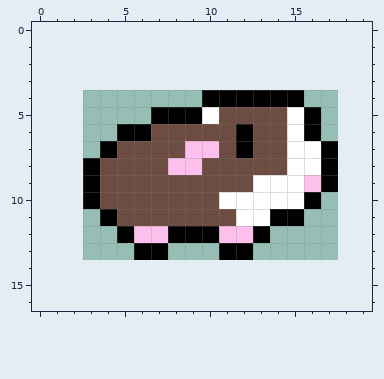
File history of a pixel-art sprite, res/image/guinea.png. The first picture shows the starting point.
The file is 240x160 pixels, drawn in blocks of 16x16; one block is one cell here. The old version is drawn lined up with the new one, on the new canvas.
And afterwards:
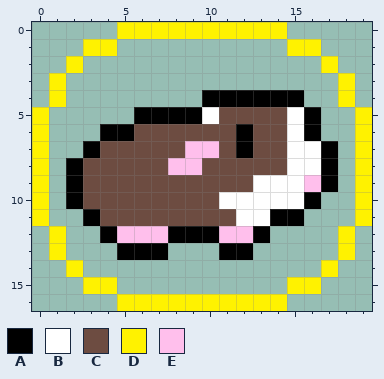
Palette (. is transparent): A #000000  B #ffffff  C #6d4c41  D #fff200  E #ffbfec
Changes in this commit:
canvas 15x10 -> 20x17, the old top-left corner now at 3,4
y 0: x 5..14 .......... -> DDDDDDDDDD
y 1: x 3..4 .. -> DD; x 15..16 .. -> DD
y 2: x 2 . -> D; x 17 . -> D
y 3..4: x 1 . -> D; x 18 . -> D
y 5: x 0 . -> D; x 6 . -> A; x 19 . -> D
y 6: x 0 . -> D; x 4 . -> A; x 6 A -> C; x 19 . -> D
y 7: x 0 . -> D; x 3..4 .A -> AC; x 19 . -> D
y 8..10: x 0 . -> D; x 2..3 .A -> AC; x 19 . -> D
y 11: x 0 . -> D; x 3..4 .A -> AC; x 19 . -> D
y 12: x 1 . -> D; x 4..5 .A -> AE; x 18 . -> D
y 13: x 1 . -> D; x 5 . -> A; x 18 . -> D
y 14: x 2 . -> D; x 17 . -> D
y 15: x 3..4 .. -> DD; x 15..16 .. -> DD
y 16: x 5..14 .......... -> DDDDDDDDDD
Changed places in both pictures, as pixel boxes (x1, y1, x2, y2):
changed: (32, 22, 372, 311)
